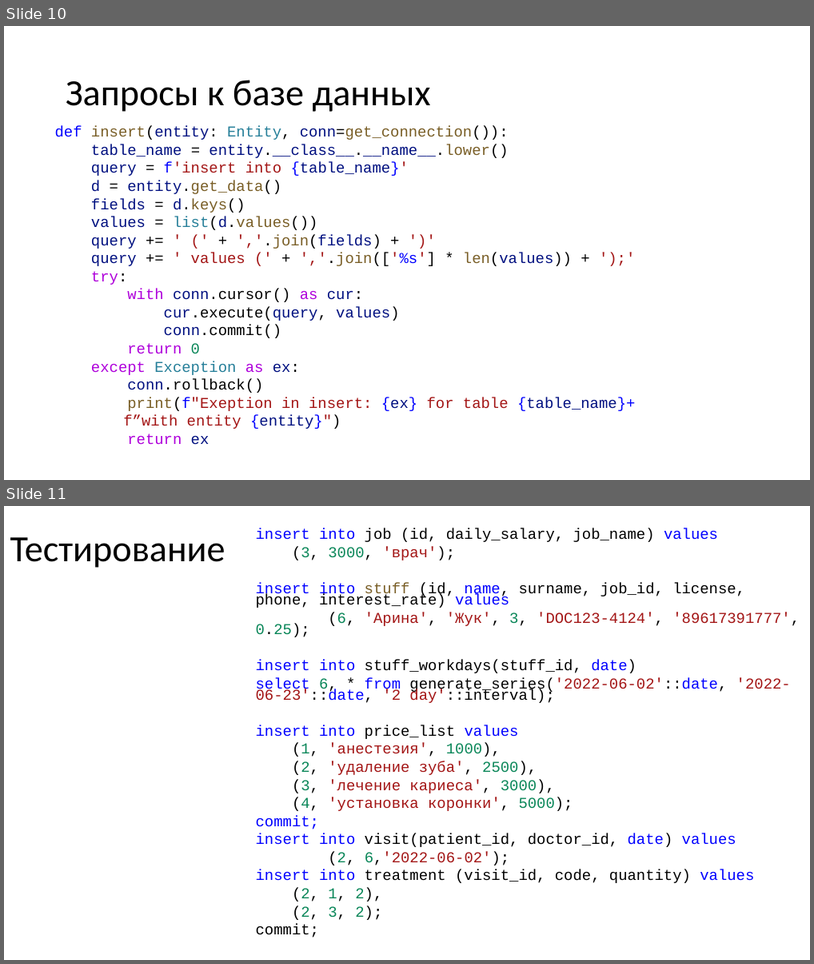
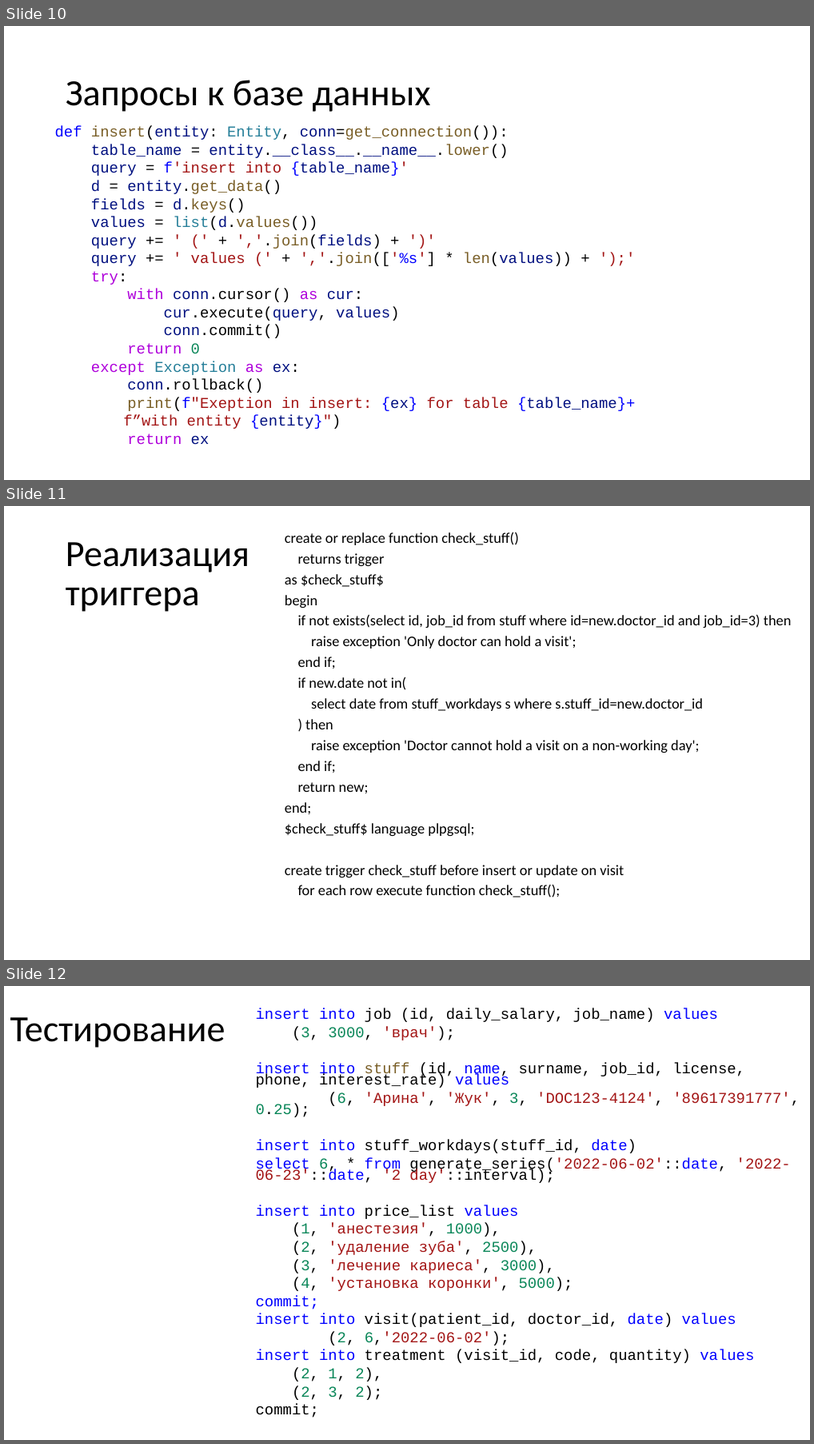
Before and after one commit to sir-timio/course_DB, a slide deck: Курсовая_Ионов_Т_ИУ9-61Б.pptx. Shown one above the other, each under a label of ours: slides 10 and 11 before the commit, slides 10, 11 and 12 after it. The pictures are 814x964 and 814x1444 pixels, drawn with LibreOffice and Linux fonts; fonts in the diff are those of the drawing. Boxes give left, top, right and bottom in pixels: in the first picture for what was removed or moved away, otherwise in the second. Text is boxed around its words. In the diff, an @@ line names an element or a change of style, - is before the commit and + after.

```diff
--- a/Курсовая_Ионов_Т_ИУ9-61Б.pptx
+++ b/Курсовая_Ионов_Т_ИУ9-61Б.pptx
@@ slide 11 added at (x1=4, y1=506, x2=810, y2=960), background #FFFFFF @@
@@ title added at (x1=66, y1=542, x2=250, y2=612), 44 pt, text #000000 @@
+Реализация
+триггера
@@ text added at (x1=285, y1=532, x2=792, y2=897), 17.5 pt, text #000000 @@
+create or replace function check_stuff()
+returns trigger
+as $check_stuff$
+begin
+if not exists(select id, job_id from stuff where id=new.doctor_id and job_id=3) then
+raise exception 'Only doctor can hold a visit';
+end if;
+if new.date not in(
+select date from stuff_workdays s where s.stuff_id=new.doctor_id
+) then
+raise exception 'Doctor cannot hold a visit on a non-working day';
+end if;
+return new;
+end;
+$check_stuff$ language plpgsql;
+create trigger check_stuff before insert or update on visit
+for each row execute function check_stuff();
@@ what was slide 11 is now slide 12 @@
```
Also in this commit, not shown: 2 slides changed, 1 other slide added, 4 other files.
